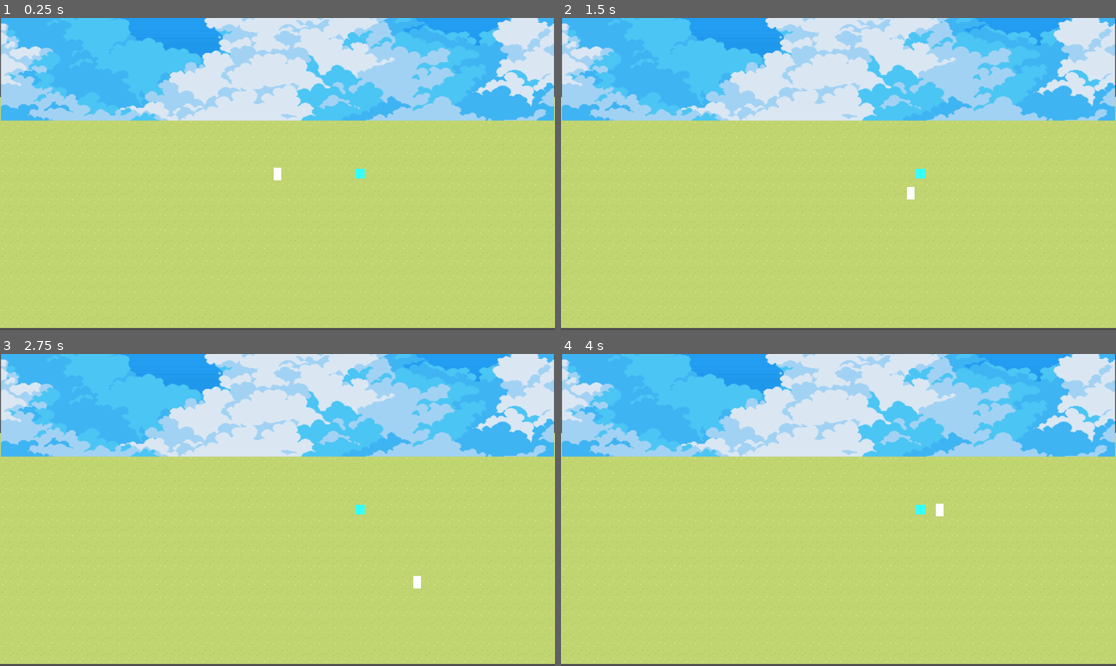
Above: before the commit, frames 1-4 (two rows, left to right).
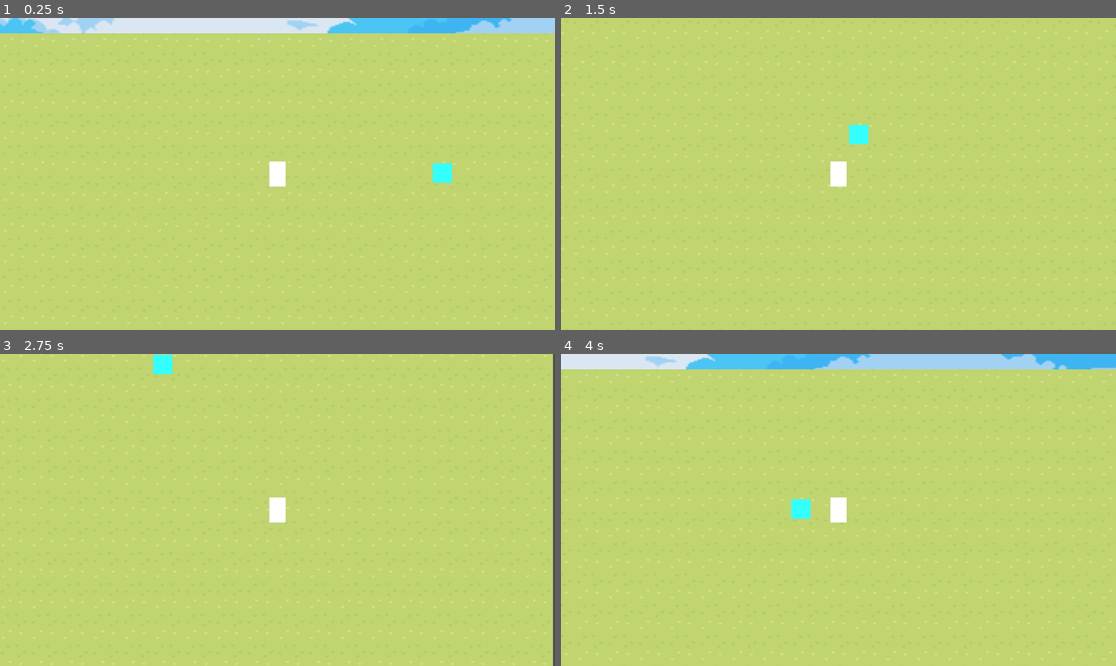
Above: after the commit, the same moments.

Repository: Johncakes/Project-J-J
Game: Godot game, scene res://Scenes/Main.tscn
The game is run twice, just before and just after one commit, with the same random seed, the same clock (stepped at 60 frames per second) and the same inputs.
Inputs:
- Up to frame 1 (0.25 s): no input
- Up to frame 2 (1.5 s): tap Enter at 0.5 s; hold Right (ui_right) 0.53-1.28 s; hold Down (ui_down) from 1.28 s (still down)
- Up to frame 3 (2.75 s): release Down (ui_down) at 2.03 s; hold Right (ui_right) from 2.03 s (still down)
- Up to frame 4 (4 s): release Right (ui_right) at 2.78 s; hold Up (ui_up) 2.78-3.53 s; hold Left (ui_left) from 3.53 s (still down)

The runs differ from the first frame. In frame 1, 34% of the frame differs, in the area x 0-100%, y 0-100%; in frame 2, 35%; in frame 3, 35%; in frame 4, 35%.

Commit message:
Feat : Camera follows player location, Added Canvas layer

Diff:
--- a/Characters/Player/Player.tscn
+++ b/Characters/Player/Player.tscn
@@ -6,14 +6,12 @@
 
 [sub_resource type="CanvasTexture" id="CanvasTexture_yeefy"]
 
-[node name="Player" type="Node2D"]
-
-[node name="PlayerController" type="CharacterBody2D" parent="."]
+[node name="PlayerController" type="CharacterBody2D"]
 script = ExtResource("1_ht6wf")
 
-[node name="CollisionShape2D" type="CollisionShape2D" parent="PlayerController"]
+[node name="CollisionShape2D" type="CollisionShape2D" parent="."]
 shape = SubResource("CapsuleShape2D_6mep6")
 
-[node name="Sprite2D" type="Sprite2D" parent="PlayerController"]
+[node name="Sprite2D" type="Sprite2D" parent="."]
 scale = Vector2(16.9662, 25.9663)
 texture = SubResource("CanvasTexture_yeefy")
--- a/Scenes/Main.tscn
+++ b/Scenes/Main.tscn
@@ -6,16 +6,13 @@
 [ext_resource type="Texture2D" uid="uid://b6nvfhdbr4j5v" path="res://Sprites/Clouds 1/1.png" id="4_v1gob"]
 [ext_resource type="Texture2D" uid="uid://bt77dfbt8cutq" path="res://Sprites/Clouds 1/2.png" id="5_jw32o"]
 [ext_resource type="Texture2D" uid="uid://4j8xhiklaagy" path="res://Sprites/Clouds 1/4.png" id="6_50glp"]
+[ext_resource type="Script" uid="uid://b32lmesdjxwwl" path="res://Scenes/camera.gd" id="7_jw32o"]
 
 [sub_resource type="CanvasTexture" id="CanvasTexture_kln2b"]
 
 [sub_resource type="RectangleShape2D" id="RectangleShape2D_rgh2o"]
 
 [node name="Main" type="Node2D"]
-
-[node name="Camera2D" type="Camera2D" parent="."]
-
-[node name="Player" parent="." instance=ExtResource("1_r150o")]
 
 [node name="SceneTransition" type="Area2D" parent="."]
 position = Vector2(171, -1)
@@ -42,7 +39,8 @@
 polygon = PackedVector2Array(576, -164, -579, -162, -581, 321, 576, 321)
 
 [node name="Background" type="Sprite2D" parent="."]
-position = Vector2(0, -351)
+z_index = -2
+position = Vector2(2, -386)
 scale = Vector2(1.99392, 1.48148)
 texture = ExtResource("4_v1gob")
 
@@ -50,6 +48,13 @@
 texture = ExtResource("5_jw32o")
 
 [node name="Sprite2D2" type="Sprite2D" parent="Background"]
+z_index = 1
 texture = ExtResource("6_50glp")
 
+[node name="Player" parent="." instance=ExtResource("1_r150o")]
+
+[node name="Camera2D" type="Camera2D" parent="Player"]
+zoom = Vector2(2, 2)
+script = ExtResource("7_jw32o")
+
 [connection signal="body_entered" from="SceneTransition" to="SceneTransition" method="_on_body_entered"]
--- a/Scenes/Scene1.tscn
+++ b/Scenes/Scene1.tscn
@@ -5,12 +5,31 @@
 
 [node name="Scene1" type="Node2D"]
 
-[node name="Camera2D" type="Camera2D" parent="."]
-
 [node name="TileMapLayer" type="TileMapLayer" parent="."]
 position = Vector2(-1, 0)
 tile_map_data = PackedByteArray("AAD0//7/AAABAAYAAAD0////AAABAAUAAAD1//7/AAACAAYAAAD1////AAACAAUAAAD2//7/AAAAAAYAAAD2// …(33328 unchanged characters)…
 tile_set = ExtResource("1_pldgw")
 
 [node name="Player" parent="." instance=ExtResource("2_80eni")]
-position = Vector2(4, 74)
+position = Vector2(1.475, 7.79)
+
+[node name="Camera2D" type="Camera2D" parent="Player"]
+position = Vector2(-3, -74)
+
+[node name="CanvasLayer" type="CanvasLayer" parent="."]
+
+[node name="Control" type="Control" parent="CanvasLayer"]
+layout_mode = 3
+anchors_preset = 15
+anchor_right = 1.0
+anchor_bottom = 1.0
+grow_horizontal = 2
+grow_vertical = 2
+
+[node name="Label" type="Label" parent="CanvasLayer/Control"]
+layout_mode = 0
+offset_left = 24.0
+offset_top = 23.0
+offset_right = 64.0
+offset_bottom = 46.0
+text = "Time"
--- /dev/null
+++ b/Scenes/Test.tscn
@@ -0,0 +1,3 @@
+[gd_scene format=3 uid="uid://4fh0evbklqnw"]
+
+[node name="Test" type="Node2D"]
--- /dev/null
+++ b/Scenes/camera.gd
@@ -0,0 +1,7 @@
+extends Camera2D
+
+@onready var player: Node2D = null
+
+func _process(_delta: float) -> void:
+    if player != null:
+        global_position = player.global_position
Not shown: 1 places in Scenes/Main.tscn that only renumber resources
Not shown, added: Scenes/camera.gd.uid
